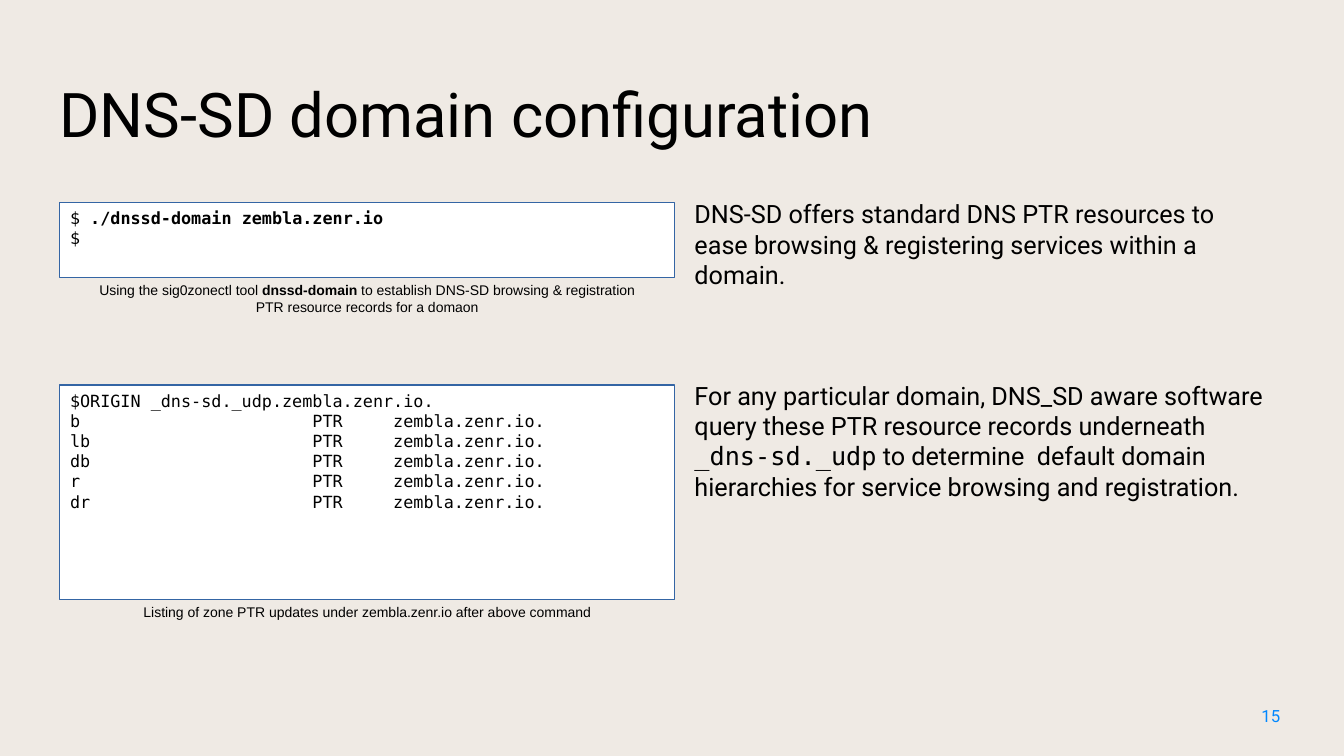
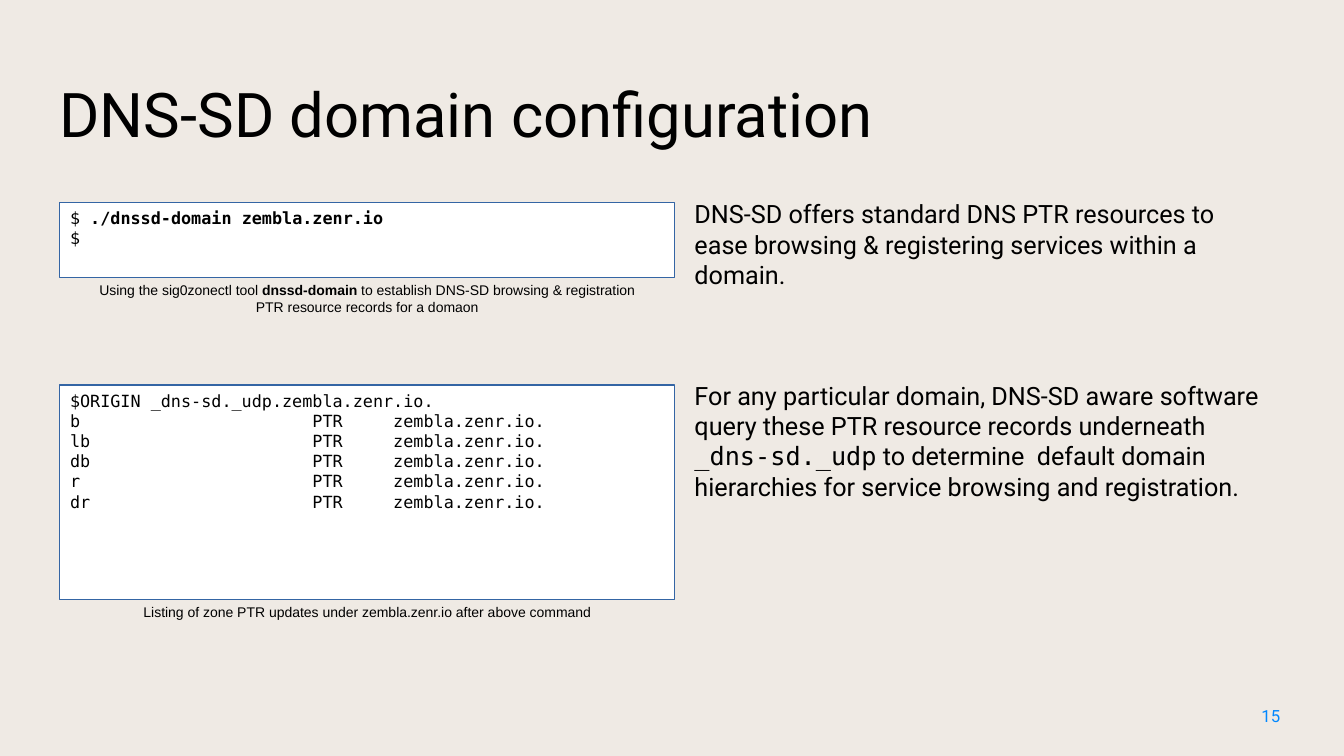
Before and after one commit to NetworkCommons/sig0namectl, a slide deck: slide 15 of docs/20230824 Draft Improved Presentation.odp. Drawn at 1344x756 pixels with LibreOffice and Linux fonts; fonts in the diff are those of the drawing. Boxes give left, top, right and bottom in pixels: in the first picture for what was removed or moved away, otherwise in the second. Text is boxed around its words. In the diff, an @@ line names an element or a change of style, - is before the commit and + after.

```diff
--- a/docs/20230824 Draft Improved Presentation.odp
+++ b/docs/20230824 Draft Improved Presentation.odp
@@ text at <box>694,386,1259,502</box>: text changed @@
-For any particular domain, DNS_SD aware software query these PTR resource records underneath _dns-sd._udp to determine default domain hierarchies for service browsing and registration.
+For any particular domain, DNS-SD aware software query these PTR resource records underneath _dns-sd._udp to determine default domain hierarchies for service browsing and registration.
```
Also in this commit, not shown: 3 other slides changed, 1 other file.
